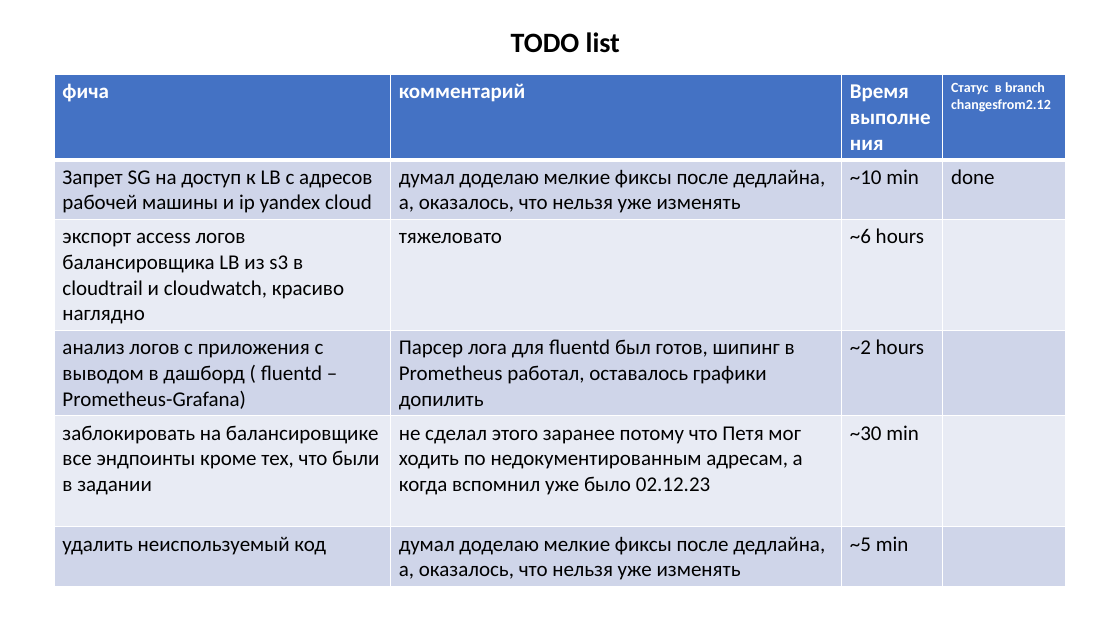
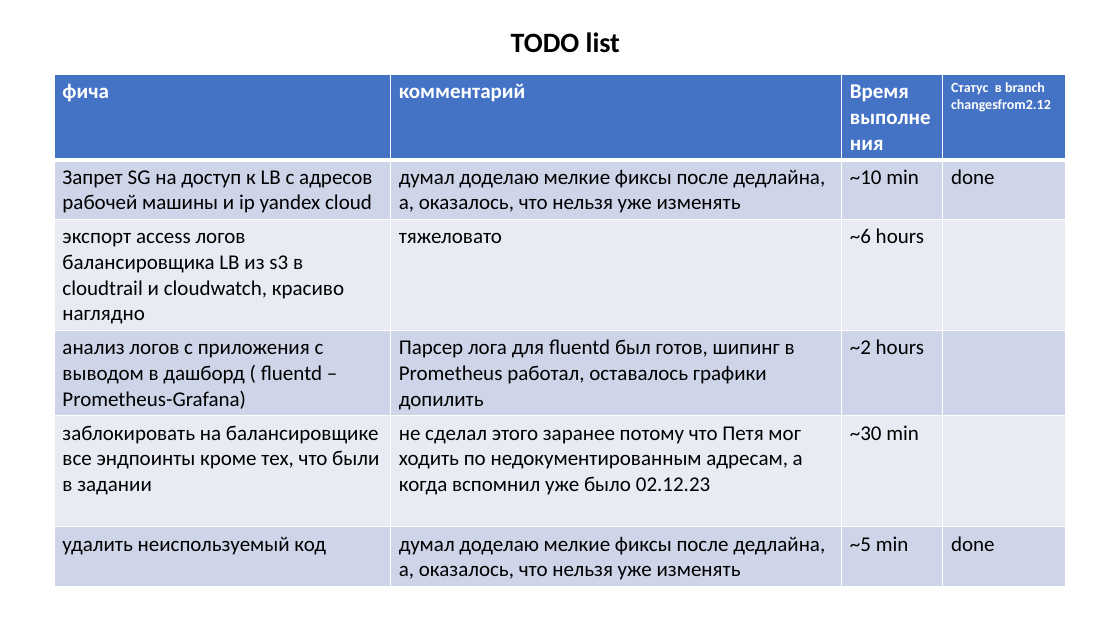
Before and after one commit to runalsh/yandex-young-devops-training, a slide deck: slide 25 of presentation.pptx. Drawn at 1120x630 pixels with LibreOffice and Linux fonts; fonts in the diff are those of the drawing. Boxes give left, top, right and bottom in pixels: in the first picture for what was removed or moved away, otherwise in the second. Text is boxed around its words. In the diff, an @@ line names an element or a change of style, - is before the commit and + after.

```diff
--- a/presentation.pptx
+++ b/presentation.pptx
@@ table at (54,75,1065,584) @@
-row 6, column 4: 
+row 6, column 4: done
```
